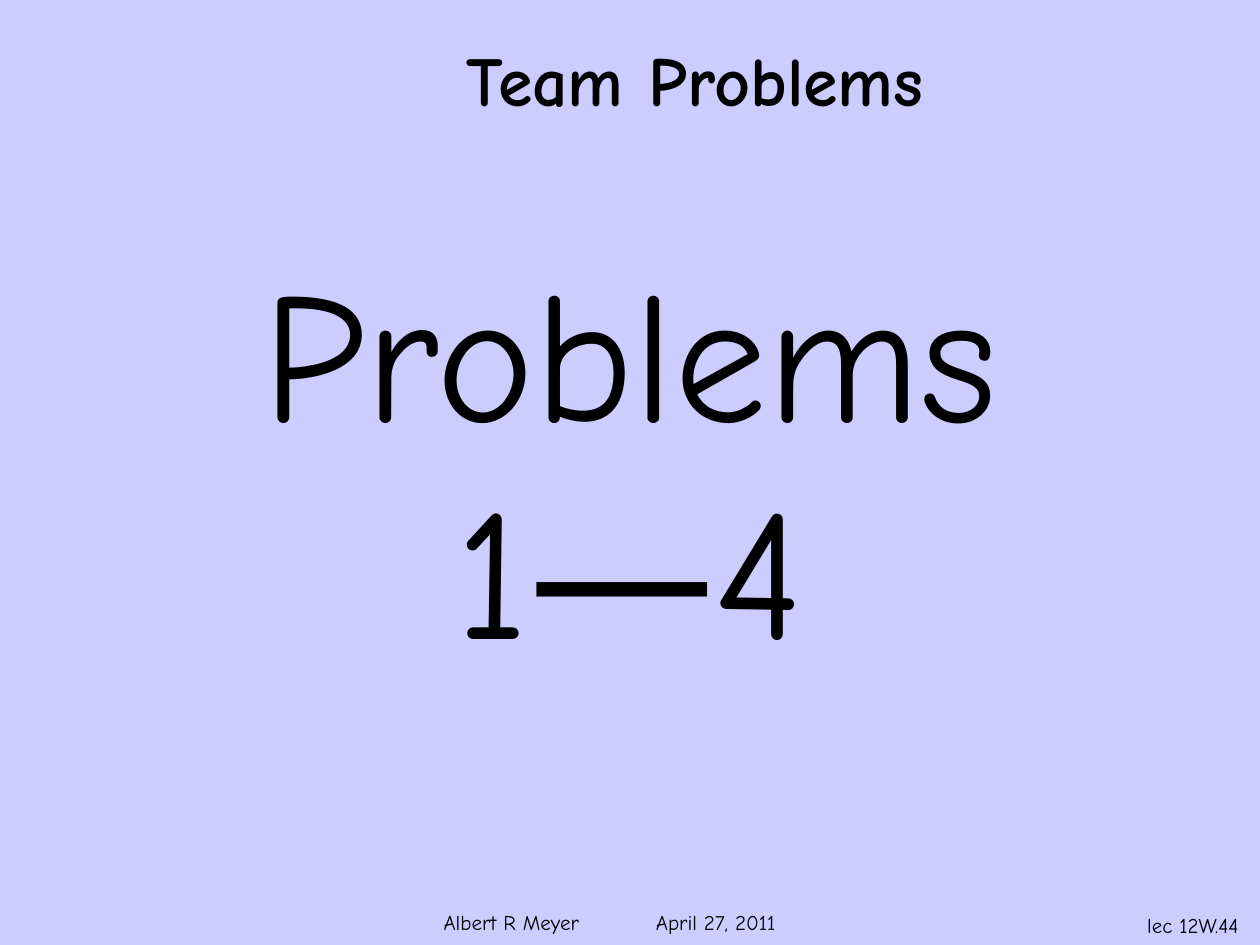
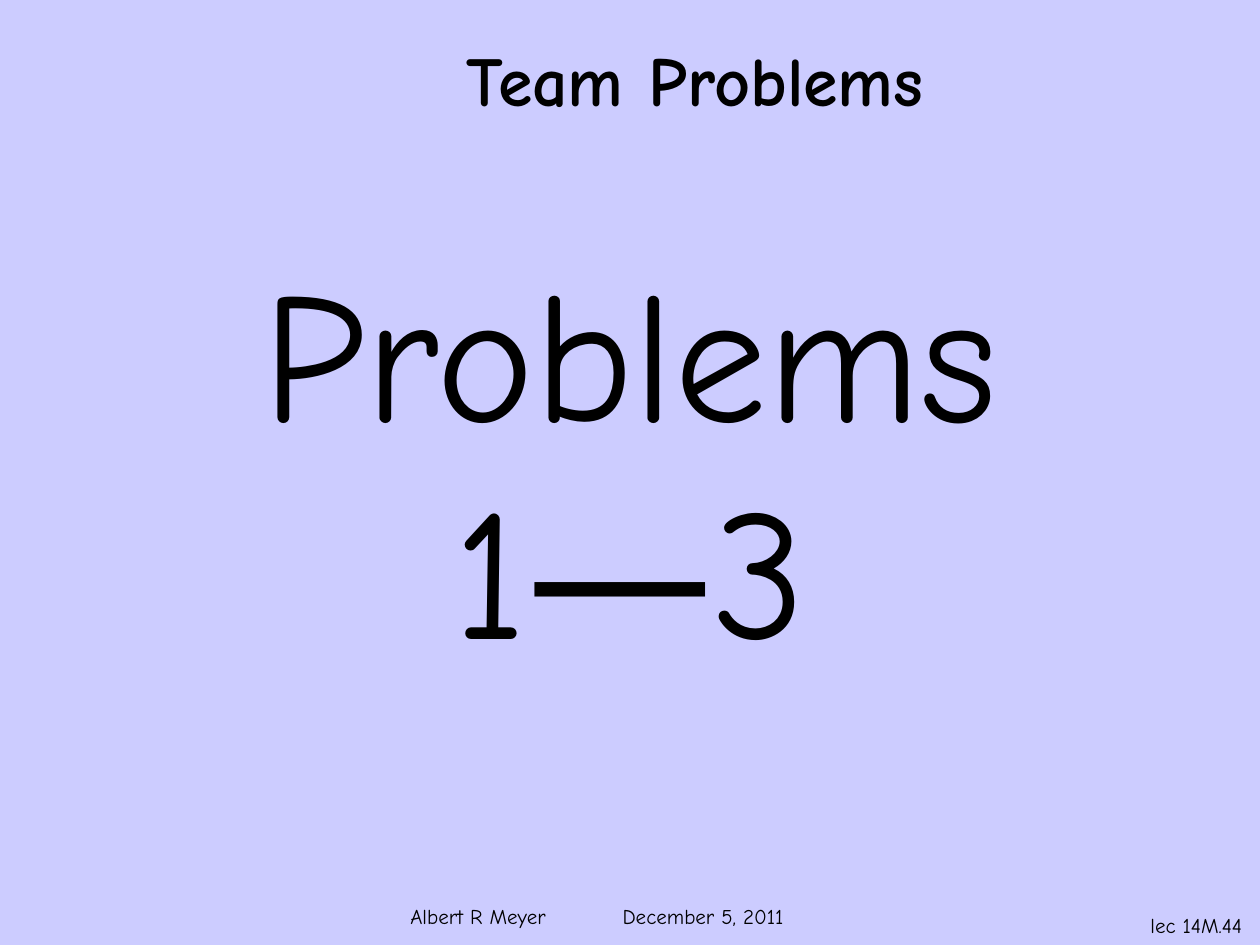
Before and after one commit to armeyer/mcs_web, a slide deck: slide 44 of fall11/slidesF11/slides14m.pptx. Drawn at 1260x945 pixels with LibreOffice and Linux fonts; fonts in the diff are those of the drawing; background and template pictures are left out. Boxes give left, top, right and bottom in pixels: in the first picture for what was removed or moved away, otherwise in the second. Text is boxed around its words. In the diff, an @@ line names an element or a change of style, - is before the commit and + after.

```diff
--- a/fall11/slidesF11/slides14m.pptx
+++ b/fall11/slidesF11/slides14m.pptx
@@ text at (x1=454, y1=513, x2=806, y2=640): text changed @@
-1―4
+1―3
@@ text at (x1=410, y1=909, x2=783, y2=928): text changed @@
-Albert R Meyer April 27, 2011
+Albert R Meyer December 5, 2011
@@ page number at (x1=1150, y1=918, x2=1242, y2=933): text changed @@
-lec 12W.44
+lec 14M.44
```
Also in this commit, not shown: 43 other slides changed, 7 other files.
